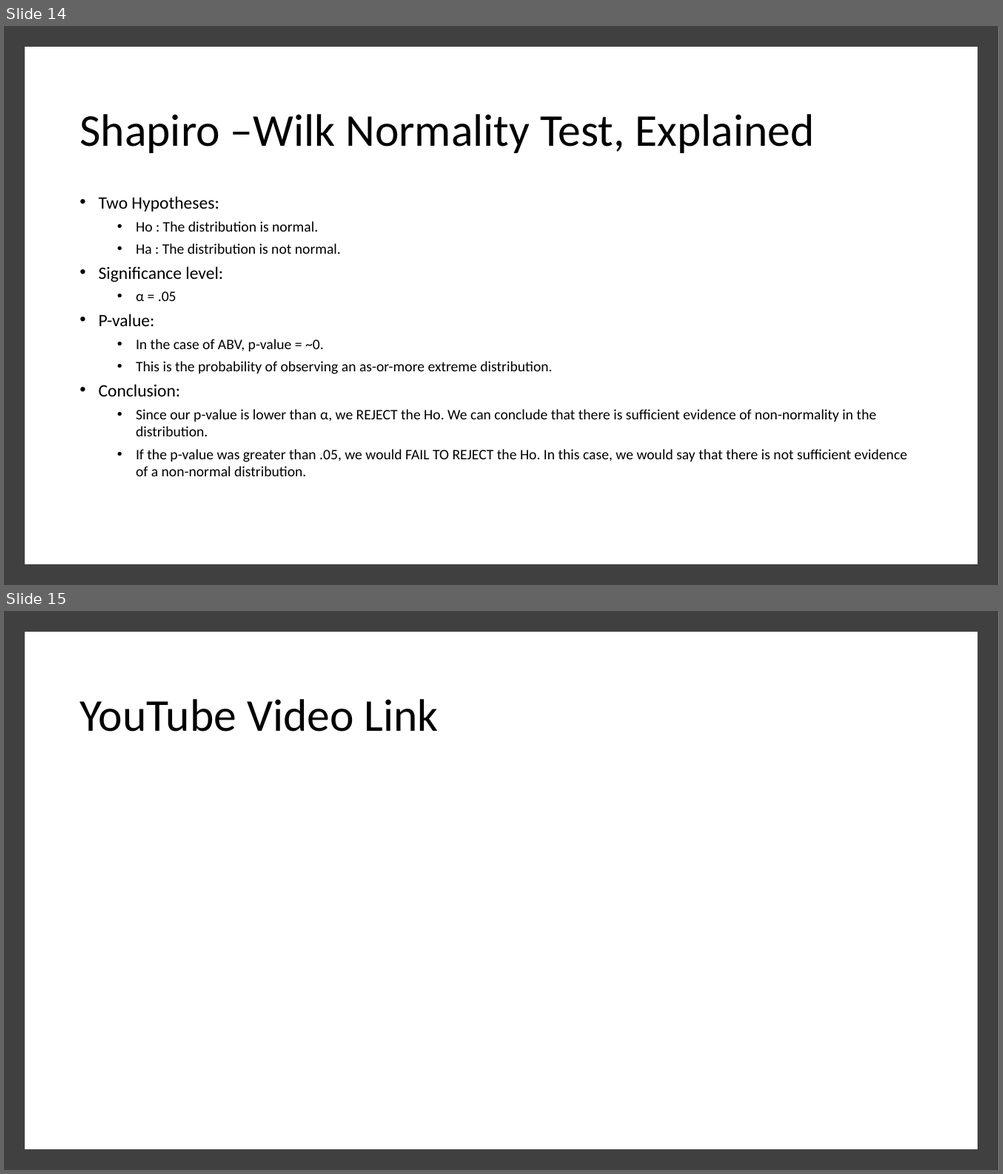
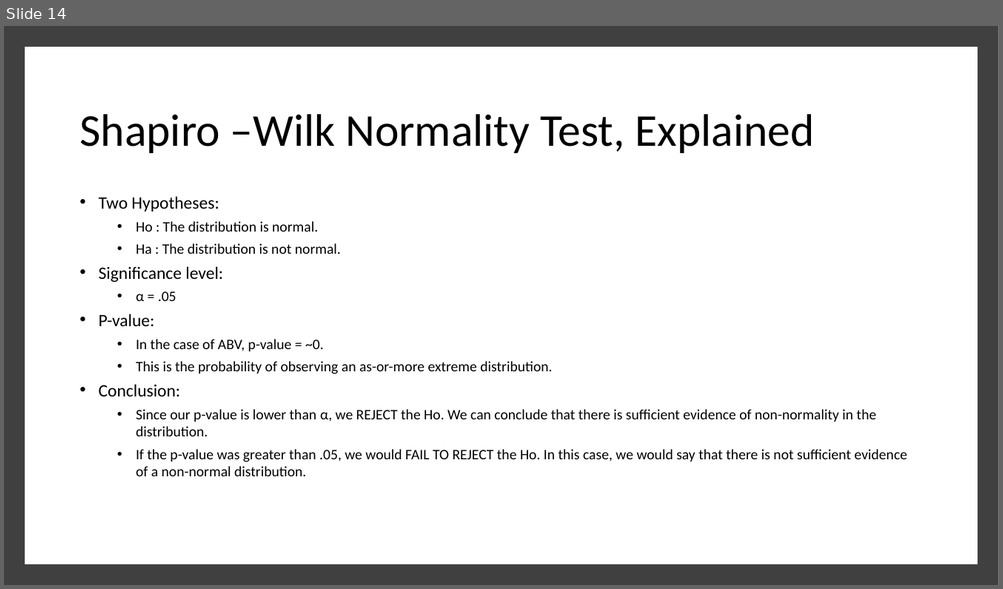
Before and after one commit to ericlaigaie/Case-Study-01, a slide deck: EDA_Presentation - AL.pptx. Shown one above the other, each under a label of ours: slides 14 and 15 before the commit, slide 14 after it. The pictures are 1003x1174 and 1003x589 pixels, drawn with LibreOffice and Linux fonts; fonts in the diff are those of the drawing. Boxes give left, top, right and bottom in pixels: in the first picture for what was removed or moved away, otherwise in the second. Text is boxed around its words. In the diff, an @@ line names an element or a change of style, - is before the commit and + after.

```diff
--- a/EDA_Presentation - AL.pptx
+++ b/EDA_Presentation - AL.pptx
@@ slide 15 removed at <box>4,611,999,1170</box>, background #FFFFFF @@
@@ rectangle removed at <box>4,611,999,1170</box> @@
@@ rectangle removed at <box>30,637,973,1145</box> @@
@@ title removed at <box>79,699,438,732</box> @@
-YouTube Video Link
```
Also in this commit, not shown: 3 slides changed, 1 slide added.
